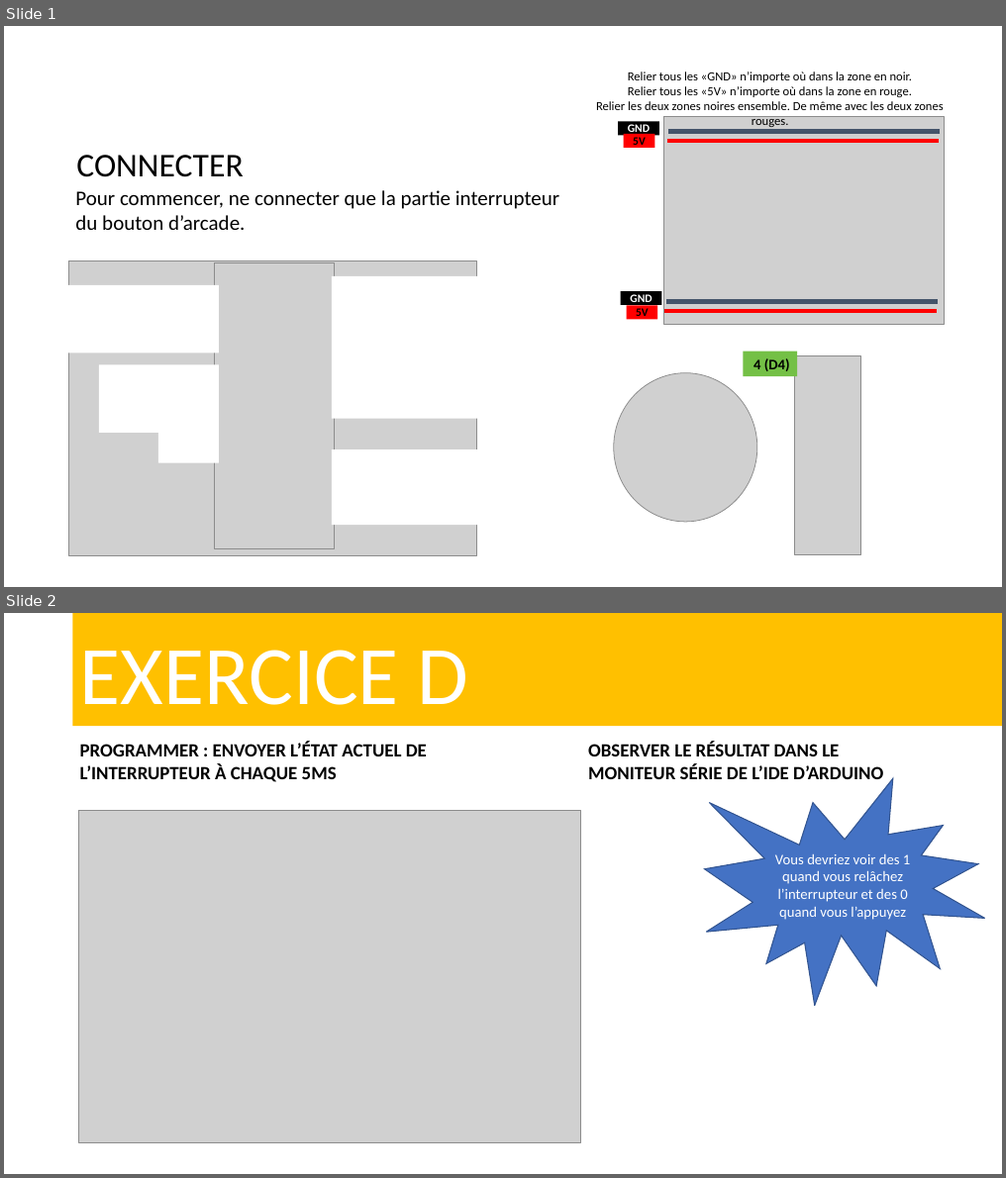
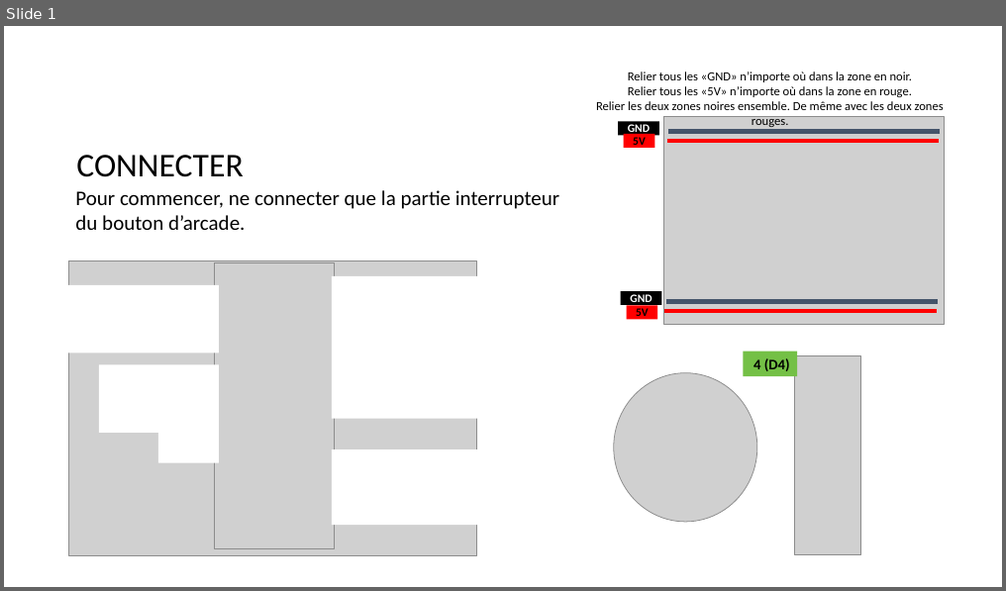
Before and after one commit to tim-montmorency/rel-electro-immersif, a slide deck: rel-electro-immersif-originals/interrupteur.pptx. Shown one above the other, each under a label of ours: slides 1 and 2 before the commit, slide 1 after it. The pictures are 1006x1178 and 1006x591 pixels, drawn with LibreOffice and Linux fonts; fonts in the diff are those of the drawing; grey boxes stand for pictures. Boxes give left, top, right and bottom in pixels: in the first picture for what was removed or moved away, otherwise in the second. Text is boxed around its words. In the diff, an @@ line names an element or a change of style, - is before the commit and + after.

```diff
--- a/rel-electro-immersif-originals/interrupteur.pptx
+++ b/rel-electro-immersif-originals/interrupteur.pptx
@@ slide 2 removed at box(4, 613, 1002, 1174), background #FFFFFF @@
@@ title removed at box(73, 613, 1002, 726) @@
-EXERCICE D
@@ text removed at box(80, 742, 427, 782) @@
-PROGRAMMER : ENVOYER L’ÉTAT ACTUEL DE L’INTERRUPTEUR À CHAQUE 5MS
@@ text removed at box(588, 742, 883, 779) @@
-OBSERVER LE RÉSULTAT DANS LE MONITEUR SÉRIE DE L’IDE D’ARDUINO
@@ irregular seal removed at box(705, 778, 985, 1006) @@
-Vous devriez voir des 1 quand vous relâchez l’interrupteur et des 0 quand vous l’appuyez
@@ picture removed at box(78, 811, 580, 1143) @@
```
Also in this commit, not shown: 8 other slides removed, 45 other files.
